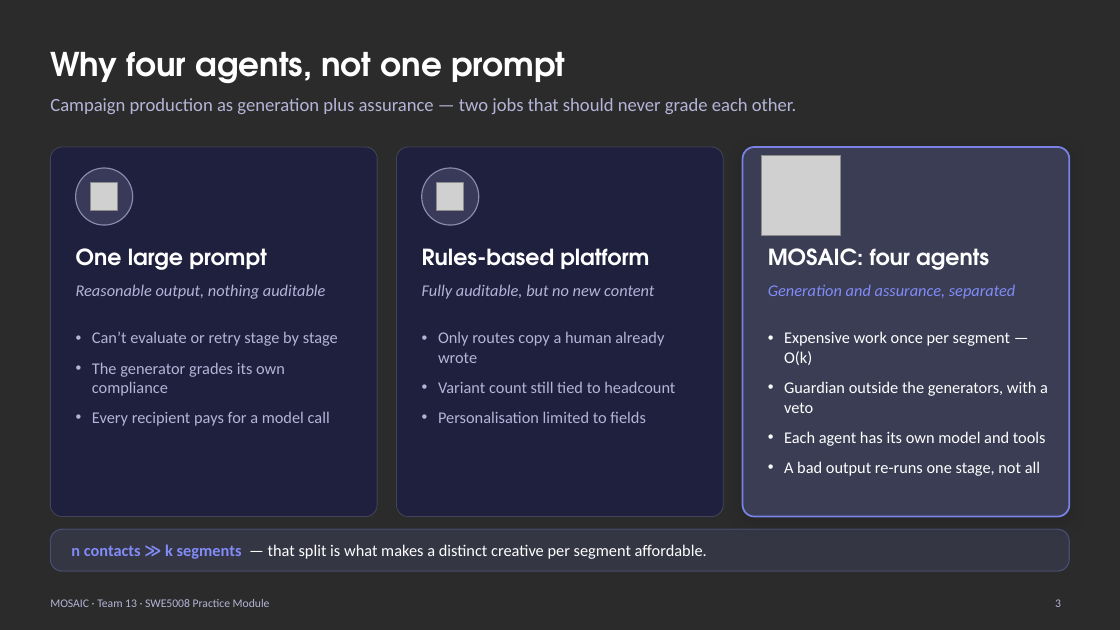
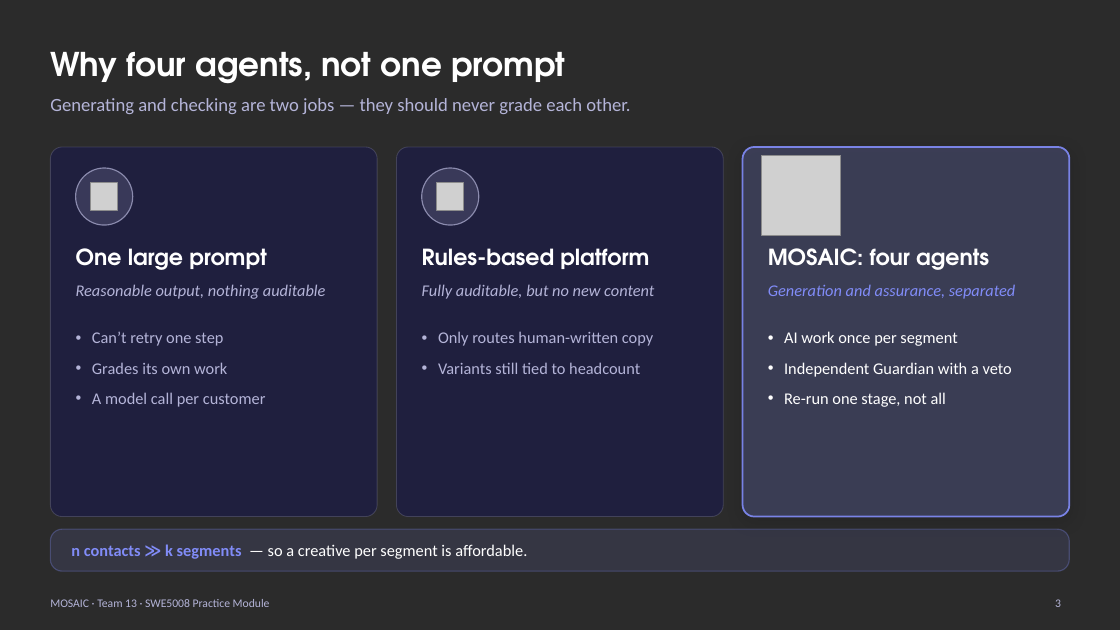
Before and after one commit to bearly-profitable/NUS-ISS-SWE5008-TEAM13-MOSAIC, a slide deck: slide 3 of docs/Team13_MOSAIC_Presentation.pptx. Drawn at 1120x630 pixels with LibreOffice and Linux fonts; fonts in the diff are those of the drawing; grey boxes stand for pictures; background and template pictures are left out; a plain dark background stands for a picture behind light text. Boxes give left, top, right and bottom in pixels: in the first picture for what was removed or moved away, otherwise in the second. Text is boxed around its words. In the diff, an @@ line names an element or a change of style, - is before the commit and + after.

```diff
--- a/docs/Team13_MOSAIC_Presentation.pptx
+++ b/docs/Team13_MOSAIC_Presentation.pptx
@@ text at bbox=[50, 98, 630, 114]: text changed @@
-Campaign production as generation plus assurance — two jobs that should never grade each other.
+Generating and checking are two jobs — they should never grade each other.
@@ text at bbox=[92, 332, 266, 407]: text changed @@
-• Can’t evaluate or retry stage by stage
-• The generator grades its own compliance
-• Every recipient pays for a model call
+• Can’t retry one step
+• Grades its own work
+• A model call per customer
@@ text at bbox=[438, 331, 653, 374]: text changed @@
-• Only routes copy a human already wrote
-• Variant count still tied to headcount
-• Personalisation limited to fields
+• Only routes human-written copy
+• Variants still tied to headcount
@@ text at bbox=[784, 331, 1012, 407]: text changed @@
-• Expensive work once per segment — O(k)
-• Guardian outside the generators, with a veto
-• Each agent has its own model and tools
-• A bad output re-runs one stage, not all
+• AI work once per segment
+• Independent Guardian with a veto
+• Re-run one stage, not all
@@ text at bbox=[71, 544, 527, 559]: text changed @@
-n contacts ≫ k segments — that split is what makes a distinct creative per segment affordable.
+n contacts ≫ k segments — so a creative per segment is affordable.
```
Also in this commit, not shown: 7 other slides changed, 2 slides removed, 9 other files.
